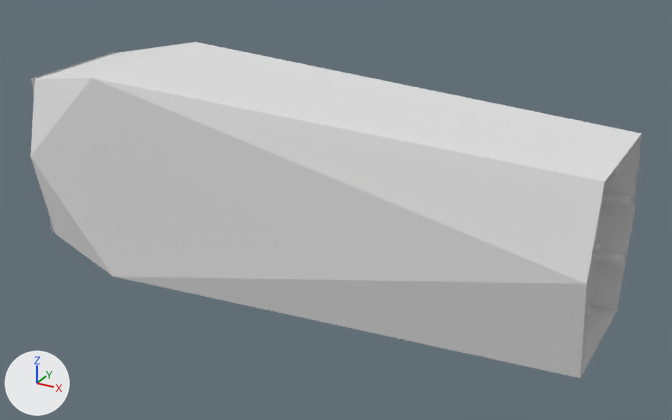
The OBJ model Assets/Models/Environment V4/Hall1.obj as it was, and as the next commit left it.
Before and after are seen from a 50 mm lens placed at (22.0, -37.6, 17.5), pointed at (1.2, 0.3, -1.5). Every picture has the same lights, and +X, +Y and +Z are marked at lower left. Where no turn or scale is listed for an object, it has been applied to the vertices.

Before the edit, the objects in view are built like this:
```python
me_cube_014_cube_031 = bpy.data.meshes.new('Cube.014_Cube.031')
me_cube_014_cube_031.from_pydata(...)  # 950 vertices, 1232 faces, 1 loose edge; spans x -15.3..15.0, y -4.3..4.3, z -6.0..5.0
ob_cube_014_cube_031 = bpy.data.objects.new('Cube.014_Cube.031', me_cube_014_cube_031)
ob_cube_014_cube_031.location = (0.0, 0.0, 0.0)
```
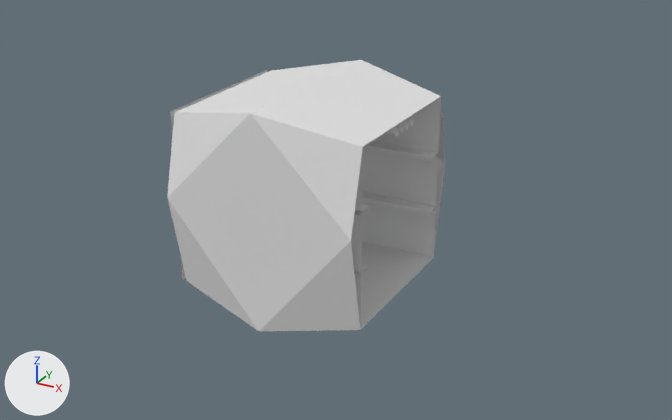
Changed parts and their boxes (x1, y1, x2, y2) in the pictures (672 x 420 px; the box of a moved part takes in the faces that stretch with it):
```json
{"object": "Cube.014_Cube.031", "change": "reshaped", "before": [31, 42, 642, 378], "after": [167, 60, 445, 331], "on screen": "54% narrower, 19% shorter"}
{"part": 1, "of": "me_cube_014_cube_031", "change": "moved or reshaped", "before": [622, 155, 627, 167], "after": [402, 119, 409, 130]}
{"part": 2, "of": "me_cube_014_cube_031", "change": "moved or reshaped", "before": [619, 159, 623, 171], "after": [397, 122, 404, 133]}
{"part": 3, "of": "me_cube_014_cube_031", "change": "moved or reshaped", "before": [611, 163, 620, 175], "after": [383, 125, 399, 136]}
{"part": 4, "of": "me_cube_014_cube_031", "change": "moved or reshaped", "before": [626, 151, 630, 162], "after": [407, 115, 415, 126]}
{"part": 5, "of": "me_cube_014_cube_031", "change": "moved or reshaped", "before": [31, 78, 605, 378], "after": [167, 113, 370, 331]}
{"part": 6, "of": "me_cube_014_cube_031", "change": "moved or reshaped", "before": [92, 42, 642, 378], "after": [251, 60, 445, 330]}
{"part": 7, "of": "me_cube_014_cube_031", "change": "moved or reshaped", "before": [31, 73, 112, 275], "after": [167, 100, 258, 331]}
{"part": 8, "of": "me_cube_014_cube_031", "change": "moved or reshaped", "before": [48, 57, 100, 75], "after": [198, 80, 245, 102]}
{"part": 9, "of": "me_cube_014_cube_031", "change": "moved or reshaped", "before": [37, 42, 194, 79], "after": [176, 60, 360, 113]}
```

Edits to the scene script, one JSON object a line:
```json
{"block": "me_cube_014_cube_031", "where": "# used by ob_cube_014_cube_031; location = (0.0, 0.0, 0.0)"}
{"op": "remove", "block": "me_cube_014_cube_031", "code": "me_cube_014_cube_031.from_pydata(...)  # 950 vertices, 1232 faces, 1 loose edge; spans x -15.3..15.0, y -4.3..4.3, z -6.0..5.0"}
{"op": "add", "block": "me_cube_014_cube_031", "code": "me_cube_014_cube_031.from_pydata(...)  # 950 vertices, 1232 faces, 1 loose edge; spans x -5.3..5.0, y -5.3..5.3, z -6.0..5.0"}
{"block": "me_cube_014_cube_031", "change": "me_cube_014_cube_031 part 1: the loose piece of 128 vertices spanning x -14.8..15.0, y 0.0..0.5, z 3.4..4.0 is scaled about its middle by (0.328, 1, 1)"}
{"block": "me_cube_014_cube_031", "change": "me_cube_014_cube_031 part 2: the loose piece of 128 vertices spanning x -14.8..15.0, y -0.6..-0.1, z 3.4..4.0 is scaled about its middle by (0.328, 1, 1)"}
{"block": "me_cube_014_cube_031", "change": "me_cube_014_cube_031 part 3: the loose piece of 128 vertices spanning x -14.8..15.0, y -1.1..-0.6, z 3.4..4.0 is scaled about its middle by (0.328, 1, 1)"}
{"block": "me_cube_014_cube_031", "change": "me_cube_014_cube_031 part 4: the loose piece of 128 vertices spanning x -14.8..15.0, y 0.6..1.1, z 3.4..4.0 is scaled about its middle by (0.328, 1, 1)"}
{"block": "me_cube_014_cube_031", "change": "me_cube_014_cube_031 part 5: all 15 vertices in x 15.0, y -4.2..-2.5, z -5.0..4.0 are moved by (-10.0, -1.0, 0.0)"}
{"block": "me_cube_014_cube_031", "change": "me_cube_014_cube_031 part 6: all 15 vertices in x 15.0, y 2.5..4.2, z -5.0..4.0 are moved by (-10.0, 1.0, 0.0)"}
{"block": "me_cube_014_cube_031", "change": "me_cube_014_cube_031 part 7: all 21 vertices in x -15.2..-10.0, y -4.3..-2.5, z -6.0..5.0 are moved by (10.0, -1.0, 0.0)"}
{"block": "me_cube_014_cube_031", "change": "me_cube_014_cube_031 part 8: 80 of the vertices in x -15.2..-14.8, y -2.1..2.1, z -5.0..4.0 are moved by (10.0, 0.0, 0.0)"}
{"block": "me_cube_014_cube_031", "change": "me_cube_014_cube_031 part 9: all 21 vertices in x -15.2..-10.0, y 2.5..4.3, z -6.0..5.0 are moved by (10.0, 1.0, 0.0)"}
```
